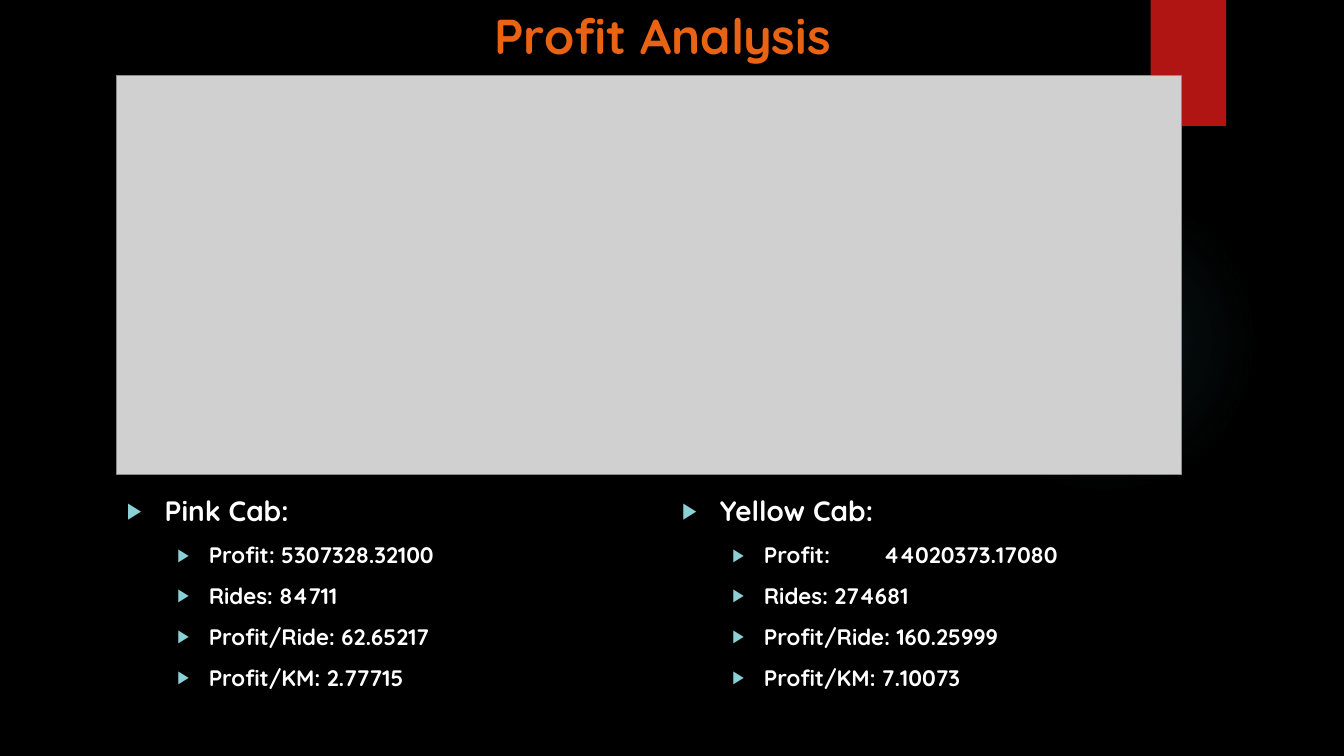
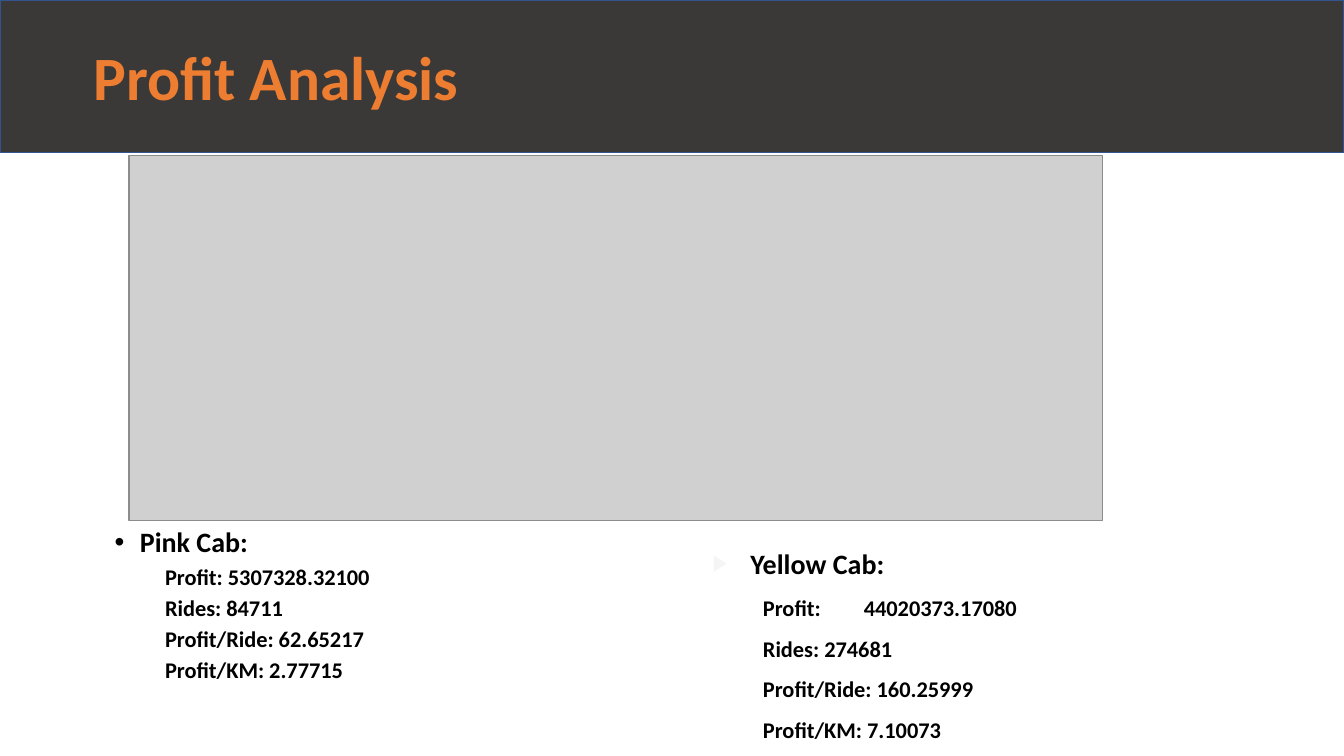
Before and after one commit to m-odeh/G2M-Data-Glacier-Internship-, a slide deck: slide 4 of G2M_Case_Study_ Final .pptx. Drawn at 1344x756 pixels with LibreOffice and Linux fonts; fonts in the diff are those of the drawing; grey boxes stand for pictures; background and template pictures are left out. Boxes give left, top, right and bottom in pixels: in the first picture for what was removed or moved away, otherwise in the second. Text is boxed around its words. In the diff, an @@ line names an element or a change of style, - is before the commit and + after.

```diff
--- a/G2M_Case_Study_ Final .pptx
+++ b/G2M_Case_Study_ Final .pptx
@@ background picture (left out) to #FFFFFF @@
@@ rectangle added at [0,0,1344,152], fill #3B3838, outline #325491 1 pt, 44 pt, text #ED7D31, bold @@
+Profit Analysis
@@ title "Profit Analysis" at [94,56,385,103]: font Quicksand to Calibri, text colour #EA6312 to #ED7D31; alignment centre to left; line spacing 1 to 0.9; vertical alignment top to middle @@
@@ rectangle removed at [1150,0,1226,126] @@
@@ picture: place and size @@
-picture at [117,76,1182,475]
+picture at [129,155,1103,520]
@@ ellipse removed at [949,185,1259,495] @@
@@ text "Pink Cab:": place and size @@
-text "Pink Cab:" at [165,500,433,689]
+text "Pink Cab:" at [140,532,370,679]
@@ text "Pink Cab:" at [140,532,370,679]: font Quicksand to Calibri, text colour #FFFFFF to #000000; bullet ▶ to •; line spacing 1 to 0.9; bullet ▶ to none; less space between paragraphs @@
@@ text "Yellow Cab:": place and size @@
-text "Yellow Cab:" at [720,500,1058,689]
+text "Yellow Cab:" at [750,554,1017,739]
@@ text "Yellow Cab:" at [750,554,1017,739]: font Quicksand to Calibri, text colour #FFFFFF to #000000; bullet colour #8AD0D6 to #F5F5F5; bullet ▶ to none @@
```
Also in this commit, not shown: 11 other slides changed.
